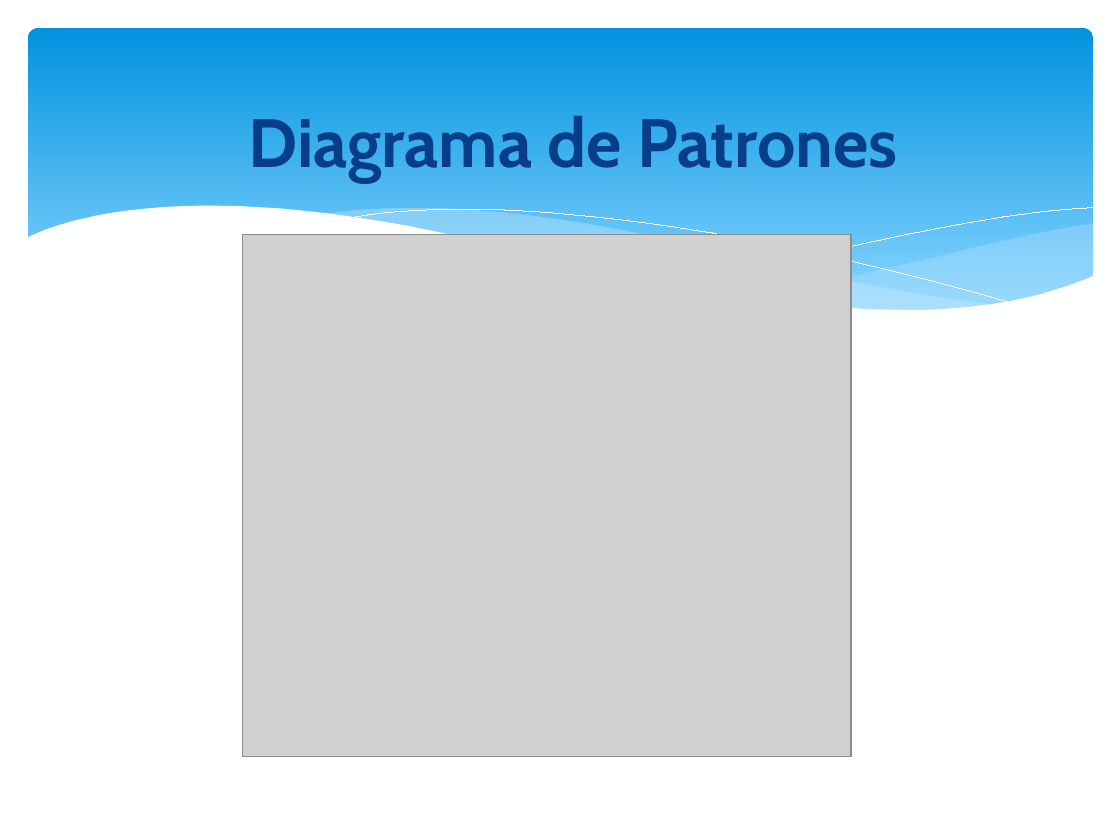
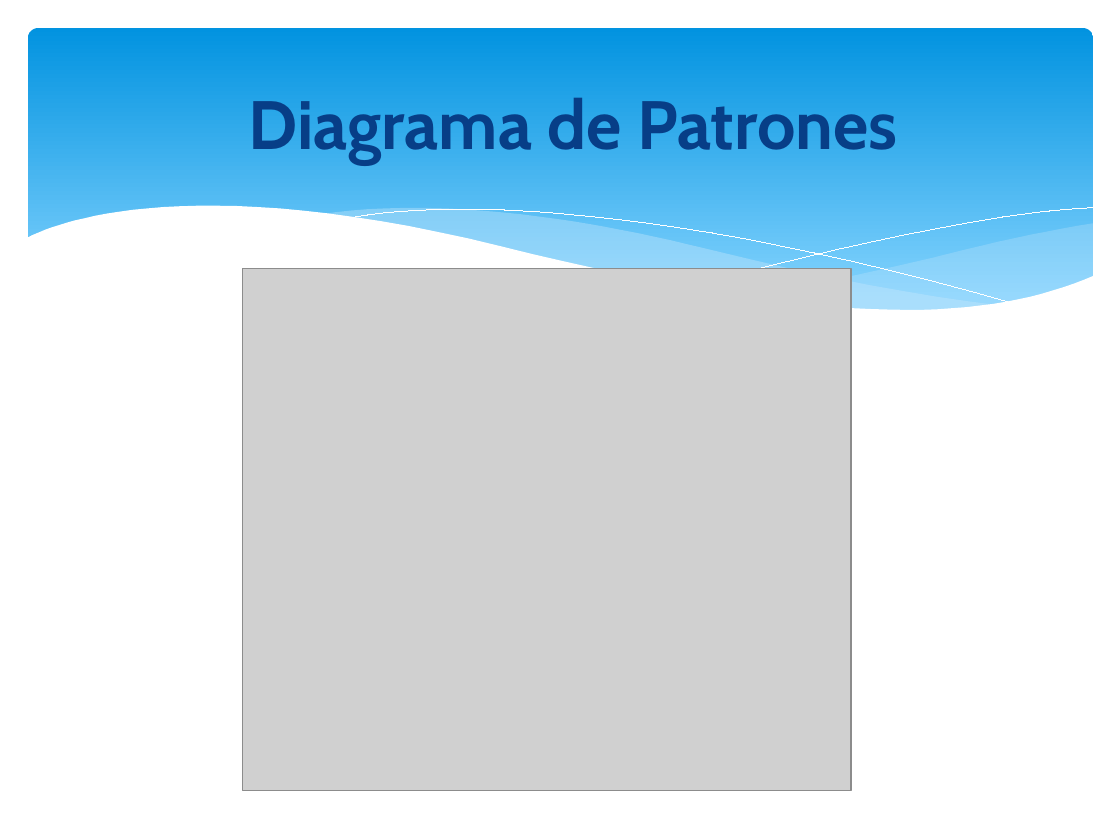
Before and after one commit to orlysemperfi/tp3-contratos-clientes, a slide deck: slide 15 of ITERACION 5/SUBITERACION 2/PRESENTACION01/PPT TP3 PRES02.pptx. Drawn at 1120x840 pixels with LibreOffice and Linux fonts; fonts in the diff are those of the drawing; grey boxes stand for pictures. Boxes give left, top, right and bottom in pixels: in the first picture for what was removed or moved away, otherwise in the second. Text is boxed around its words. In the diff, an @@ line names an element or a change of style, - is before the commit and + after.

```diff
--- a/ITERACION 5/SUBITERACION 2/PRESENTACION01/PPT TP3 PRES02.pptx
+++ b/ITERACION 5/SUBITERACION 2/PRESENTACION01/PPT TP3 PRES02.pptx
@@ text "Diagrama de Patrones": place and size @@
-text "Diagrama de Patrones" at bbox=[248, 116, 897, 183]
+text "Diagrama de Patrones" at bbox=[248, 98, 897, 165]
@@ picture: place and size @@
-picture at bbox=[242, 235, 850, 757]
+picture at bbox=[242, 269, 850, 791]
```
Also in this commit, not shown: 10 other slides changed.
